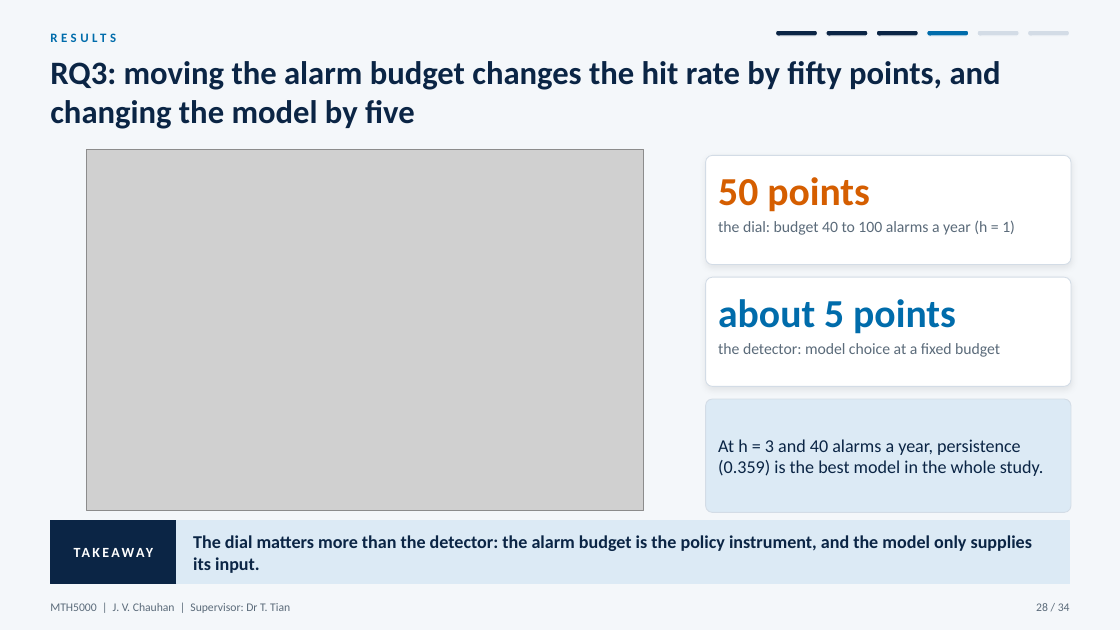
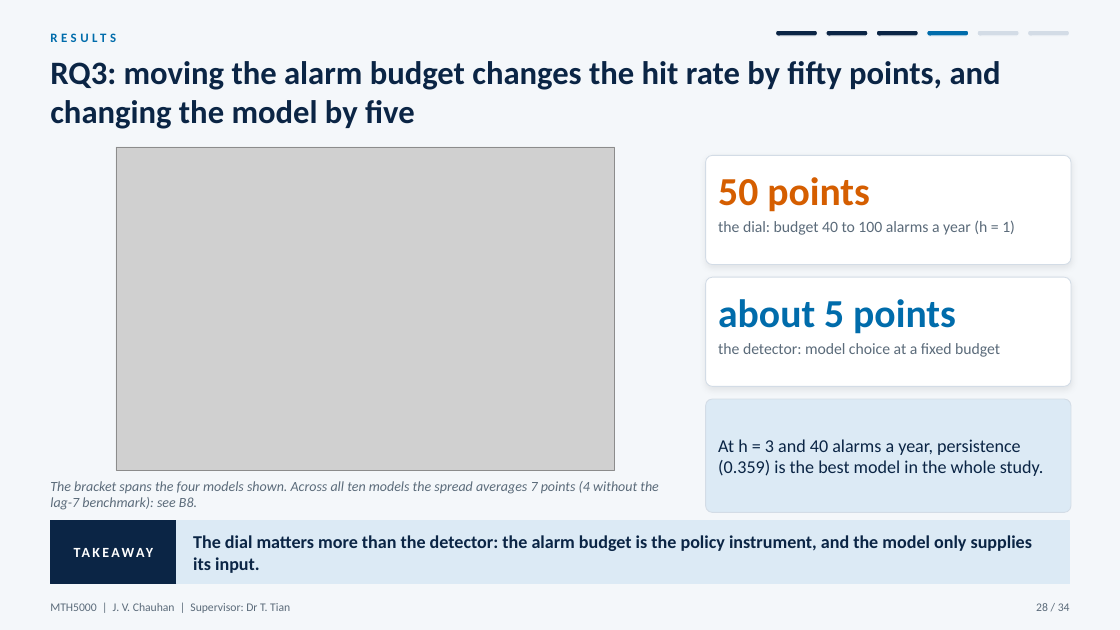
Before and after one commit to JC16092/mth5000-aqi-forecast, a slide deck: slide 28 of presentation_new/MTH5000_oral_presentation.pptx. Drawn at 1120x630 pixels with LibreOffice and Linux fonts; fonts in the diff are those of the drawing; grey boxes stand for pictures. Boxes give left, top, right and bottom in pixels: in the first picture for what was removed or moved away, otherwise in the second. Text is boxed around its words. In the diff, an @@ line names an element or a change of style, - is before the commit and + after.

```diff
--- a/presentation_new/MTH5000_oral_presentation.pptx
+++ b/presentation_new/MTH5000_oral_presentation.pptx
@@ picture: place and size @@
-picture at <box>87,150,644,511</box>
+picture at <box>116,147,615,471</box>
@@ text added at <box>50,481,659,510</box>, 12 pt, text #5B6B7A, italic @@
+The bracket spans the four models shown. Across all ten models the spread averages 7 points (4 without the lag-7 benchmark): see B8.
```
Also in this commit, not shown: 13 other slides changed, 4 other files.
